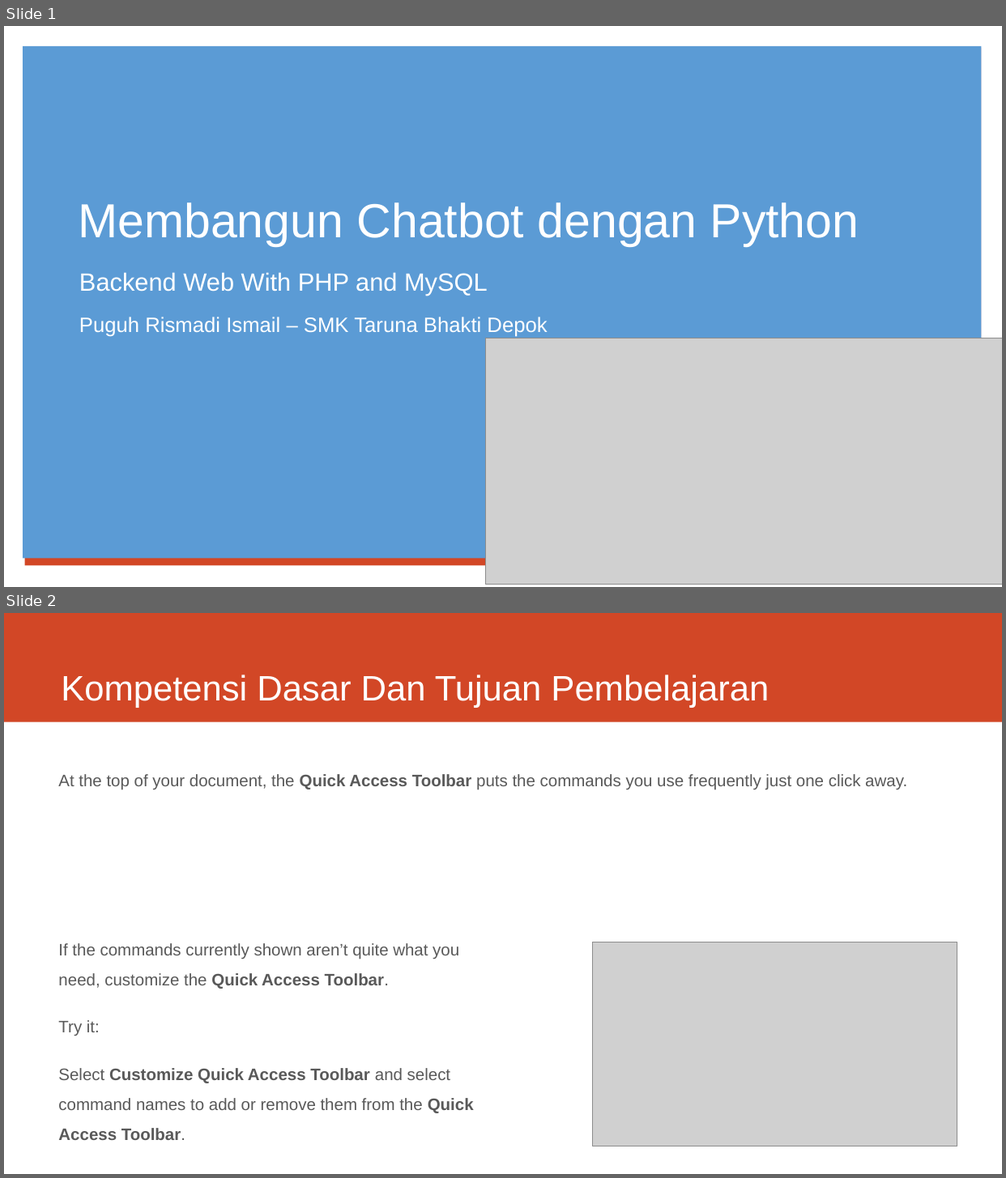
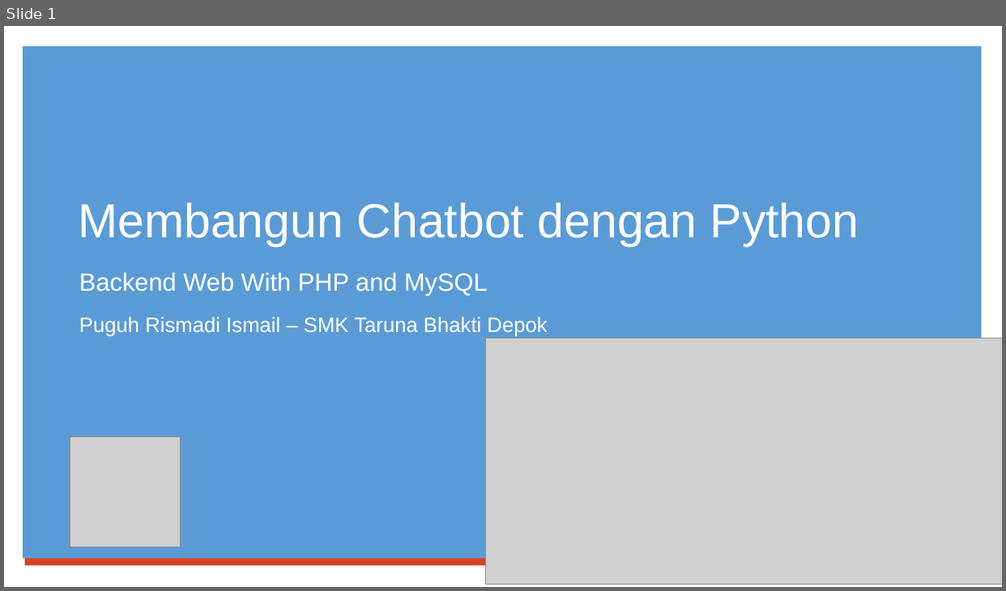
Before and after one commit to x-tb/chatbotmanager, a slide deck: Presentasi Materi Project Chatbot Manager Python PHP.pptx. Shown one above the other, each under a label of ours: slides 1 and 2 before the commit, slide 1 after it. The pictures are 1006x1178 and 1006x591 pixels, drawn with LibreOffice and Linux fonts; fonts in the diff are those of the drawing; grey boxes stand for pictures. Boxes give left, top, right and bottom in pixels: in the first picture for what was removed or moved away, otherwise in the second. Text is boxed around its words. In the diff, an @@ line names an element or a change of style, - is before the commit and + after.

```diff
--- a/Presentasi Materi Project Chatbot Manager Python PHP.pptx
+++ b/Presentasi Materi Project Chatbot Manager Python PHP.pptx
@@ slide 2 removed at bbox=[4, 613, 1002, 1174], background #FFFFFF @@
@@ rectangle removed at bbox=[4, 613, 1002, 722] @@
@@ title removed at bbox=[61, 675, 769, 708] @@
-Kompetensi Dasar Dan Tujuan Pembelajaran
@@ text removed at bbox=[58, 774, 907, 790] @@
-At the top of your document, the Quick Access Toolbar puts the commands you use frequently just one click away.
@@ text removed at bbox=[58, 943, 474, 1140] @@
-If the commands currently shown aren’t quite what you need, customize the Quick Access Toolbar.
-Try it:
-Select Customize Quick Access Toolbar and select command names to add or remove them from the Quick Access Toolbar.
@@ picture removed at bbox=[592, 943, 957, 1147] @@
@@ slide 1 changed as well @@
@@ picture added at bbox=[70, 437, 181, 547] @@
```
Also in this commit, not shown: 3 other slides changed, 3 slides added, 2 other slides removed.
